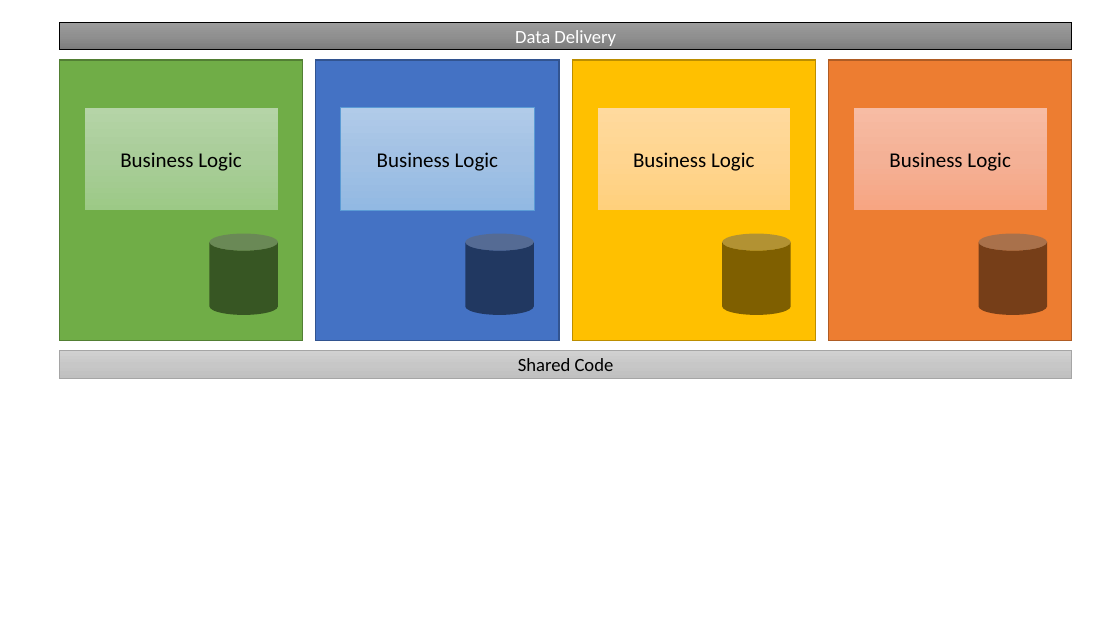
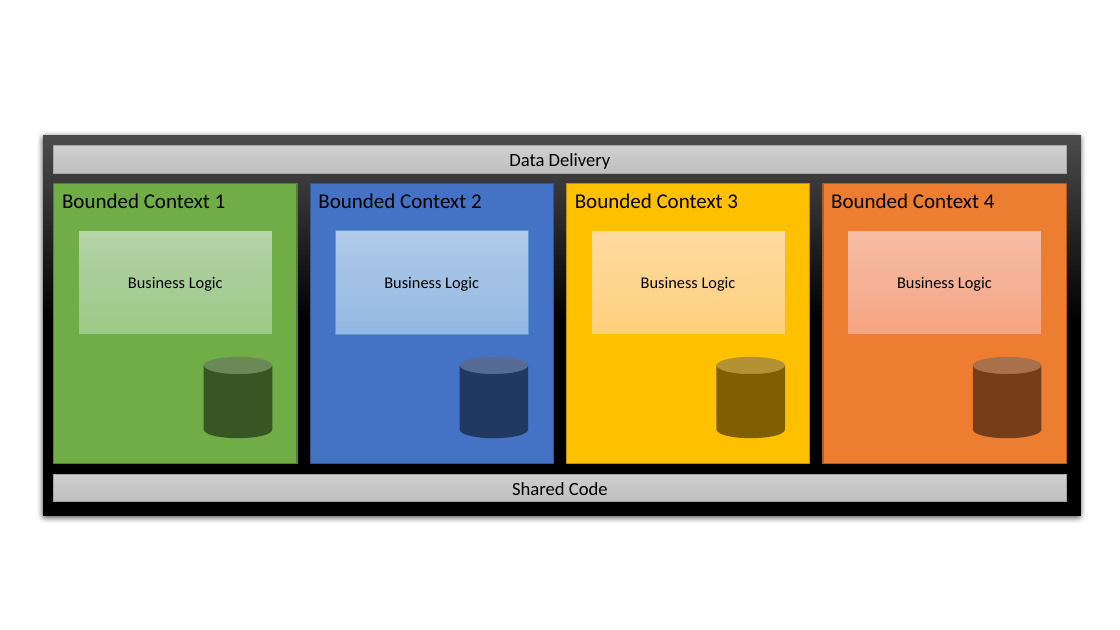
Before and after one commit to linus123/linus123.github.io, a slide deck: slide 6 of src/SingleResponsibilityPrinciple/images.pptx (slide 5 before the commit). Drawn at 1120x630 pixels with LibreOffice and Linux fonts; fonts in the diff are those of the drawing. Boxes give left, top, right and bottom in pixels: in the first picture for what was removed or moved away, otherwise in the second. Text is boxed around its words. In the diff, an @@ line names an element or a change of style, - is before the commit and + after.

```diff
--- a/src/SingleResponsibilityPrinciple/images.pptx
+++ b/src/SingleResponsibilityPrinciple/images.pptx
@@ rectangle added at (43, 135, 1081, 516), fill gradient #4B4B4B to #000000 @@
@@ rectangle "Data Delivery": place and size @@
-rectangle "Data Delivery" at (60, 23, 1072, 50)
+rectangle "Data Delivery" at (54, 145, 1066, 173)
@@ rectangle "Data Delivery" at (54, 145, 1066, 173): text colour #FFFFFF to #000000; fill gradient #9D9D9D to #909090 to #7C7C7C to gradient #D2D2D2 to #C8C8C8 to #C0C0C0; outline #000000 0.5 pt to #A5A5A5 0.5 pt @@
@@ text in rectangle at (62, 193, 226, 208): text added @@
+Bounded Context 1
@@ text in rectangle at (318, 193, 482, 208): text added @@
+Bounded Context 2
@@ 9 rectangles, 4 cylinders: place and size @@
-9 rectangles, 4 cylinders at (60, 60, 1072, 378)
+9 rectangles, 4 cylinders at (54, 183, 1067, 502)
@@ text in rectangle at (575, 193, 738, 208): text added @@
+Bounded Context 3
@@ text in rectangle at (831, 193, 995, 208): text added @@
+Bounded Context 4
@@ size 18 to 14 pt in 4 elements at (79, 230, 273, 334), (335, 230, 529, 334), (592, 230, 786, 334), (848, 230, 1042, 334) @@
```
Also in this commit, not shown: 2 slides added, 6 other files.
